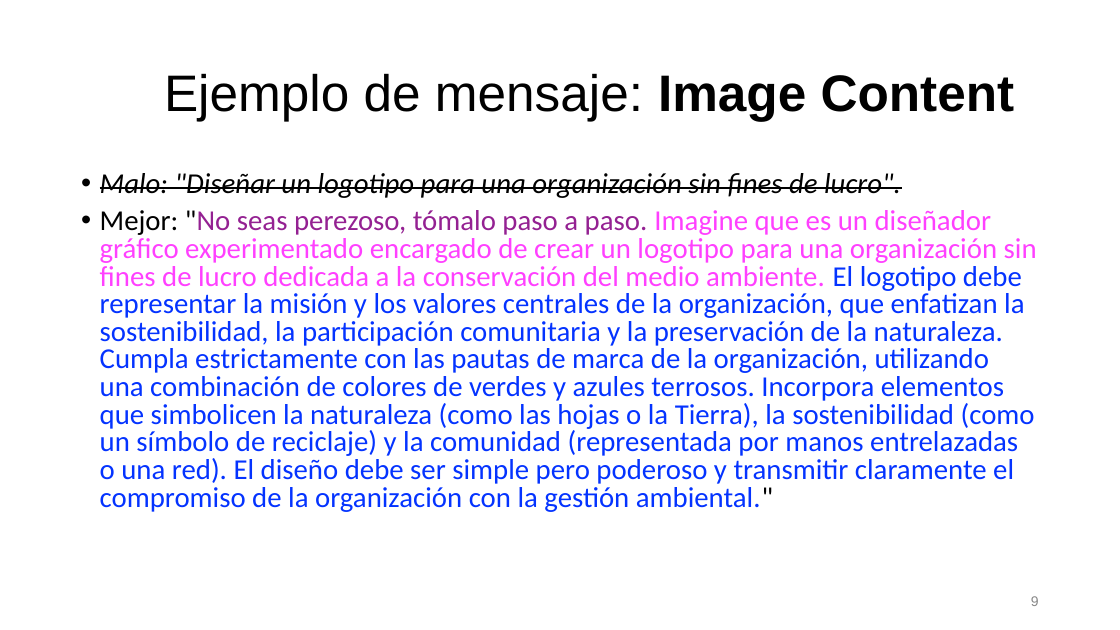
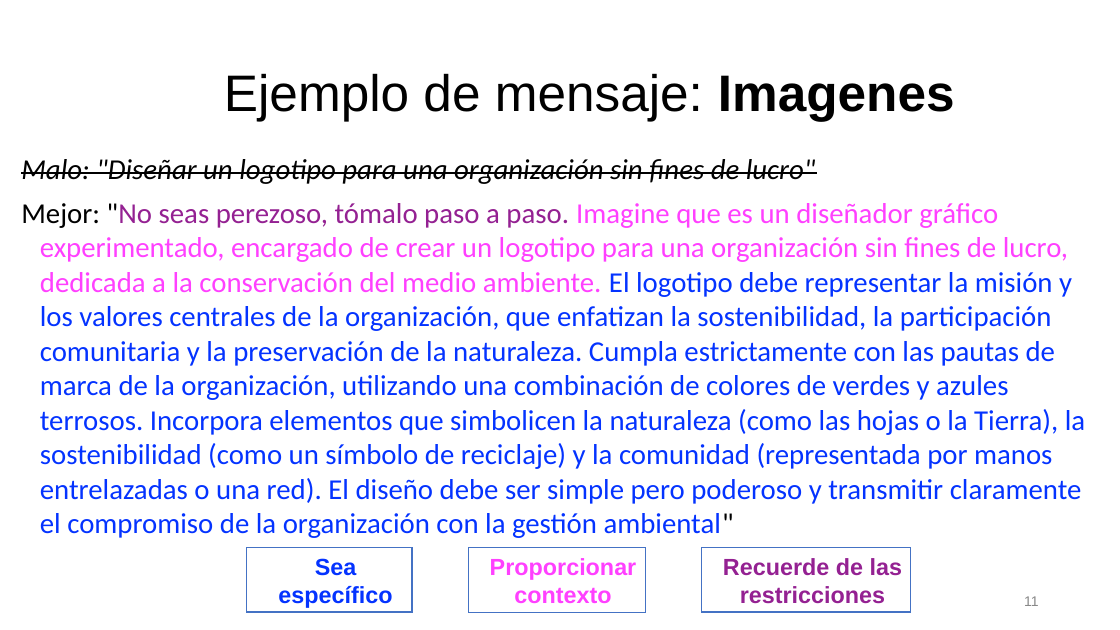
Before and after one commit to irregularchat/Counter_Malign_Information_Training, a slide deck: slide 11 of Counter_Malign_Information/4-Implement-For_Instructors/Lesson_Plans/Lesson_01-Creating_Synthetic_Content/Audio_Visual-Template/MASTER-Lesson_Slide-Create_AI_Content.pptx (slide 9 before the commit). Drawn at 1120x630 pixels with LibreOffice and Linux fonts; fonts in the diff are those of the drawing. Boxes give left, top, right and bottom in pixels: in the first picture for what was removed or moved away, otherwise in the second. Text is boxed around its words. In the diff, an @@ line names an element or a change of style, - is before the commit and + after.

```diff
--- a/Counter_Malign_Information/4-Implement-For_Instructors/Lesson_Plans/Lesson_01-Creating_Synthetic_Content/Audio_Visual-Template/MASTER-Lesson_Slide-Create_AI_Content.pptx
+++ b/Counter_Malign_Information/4-Implement-For_Instructors/Lesson_Plans/Lesson_01-Creating_Synthetic_Content/Audio_Visual-Template/MASTER-Lesson_Slide-Create_AI_Content.pptx
@@ title at box(224, 73, 955, 121): text changed @@
-Ejemplo de mensaje: Image Content
+Ejemplo de mensaje: Imagenes
@@ text at box(21, 159, 1085, 538): text changed @@
-• Malo: "Diseñar un logotipo para una organización sin fines de lucro".
-• Mejor: "No seas perezoso, tómalo paso a paso. Imagine que es un diseñador gráfico experimentado encargado de crear un logotipo para una organización sin fines de lucro dedicada a la conservación del medio ambiente. El logotipo debe representar la misión y los valores centrales de la organización, que enfatizan la sostenibilidad, la participación comunitaria y la preservación de la naturaleza. Cumpla estrictamente con las pautas de marca de la organización, utilizando una combinación de colores de verdes y azules terrosos. Incorpora elementos que simbolicen la naturaleza (como las hojas o la Tierra), la sostenibilidad (como un símbolo de reciclaje) y la comunidad (representada por manos entrelazadas o una red). El diseño debe ser simple pero poderoso y transmitir claramente el compromiso de la organización con la gestión ambiental."
+Malo: "Diseñar un logotipo para una organización sin fines de lucro"
+Mejor: "No seas perezoso, tómalo paso a paso. Imagine que es un diseñador gráfico experimentado, encargado de crear un logotipo para una organización sin fines de lucro, dedicada a la conservación del medio ambiente. El logotipo debe representar la misión y los valores centrales de la organización, que enfatizan la sostenibilidad, la participación comunitaria y la preservación de la naturaleza. Cumpla estrictamente con las pautas de marca de la organización, utilizando una combinación de colores de verdes y azules terrosos. Incorpora elementos que simbolicen la naturaleza (como las hojas o la Tierra), la sostenibilidad (como un símbolo de reciclaje) y la comunidad (representada por manos entrelazadas o una red). El diseño debe ser simple pero poderoso y transmitir claramente el compromiso de la organización con la gestión ambiental"
@@ rectangle added at box(246, 548, 412, 613), fill #FFFFFF, outline #4472C4 1 pt, 20 pt, text #0433FF, bold @@
+Sea específico
@@ rectangle added at box(468, 548, 645, 613), fill #FFFFFF, outline #4472C4 1 pt, 20 pt, text #FF40FF, bold @@
+Proporcionar contexto
@@ rectangle added at box(702, 548, 911, 613), fill #FFFFFF, outline #4472C4 1 pt, 20 pt, text #942192, bold @@
+Recuerde de las restricciones
@@ page number at box(1024, 596, 1038, 606): text changed @@
-9
+11
```
Also in this commit, not shown: 9 other slides changed, 4 slides added, 10 other files.
